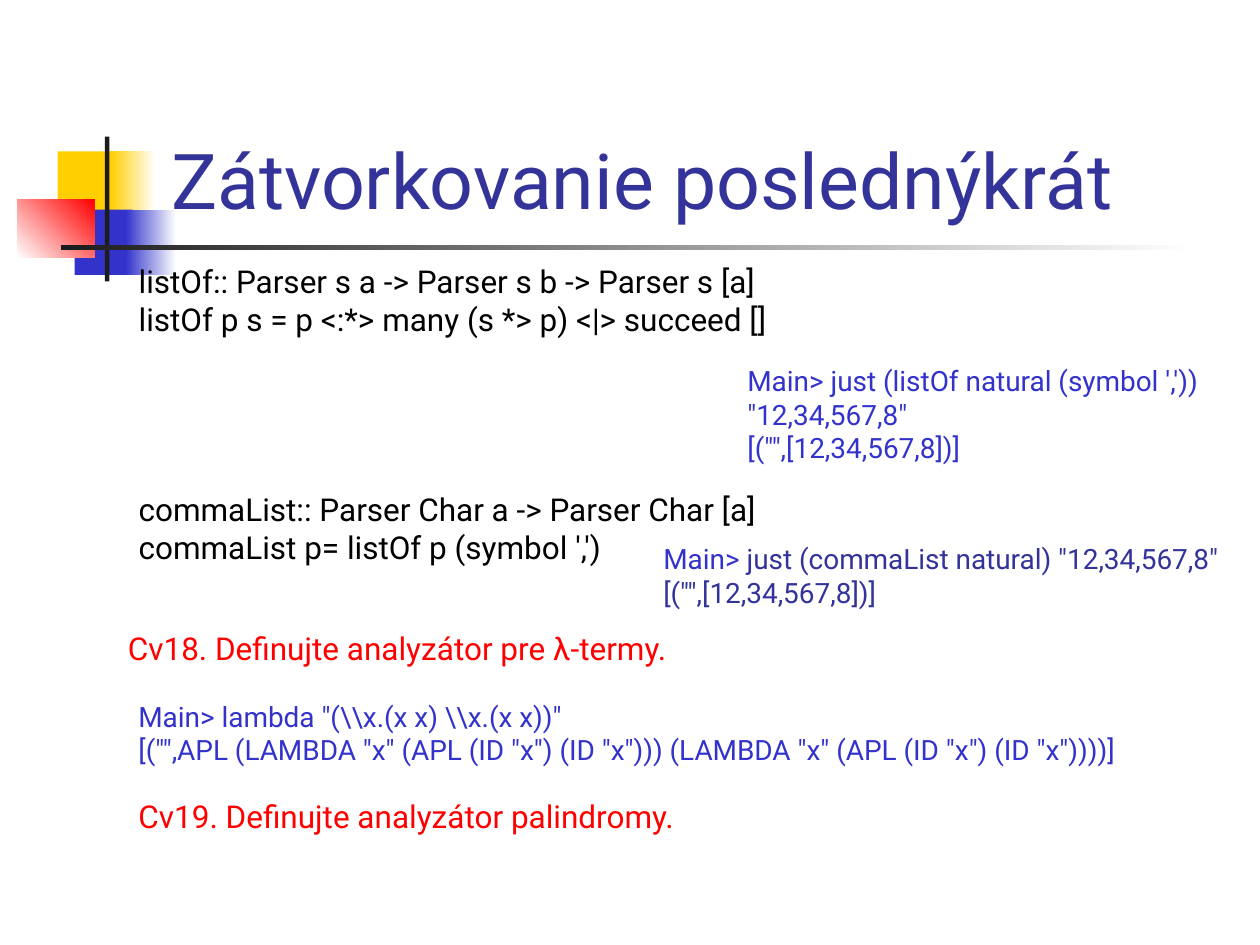
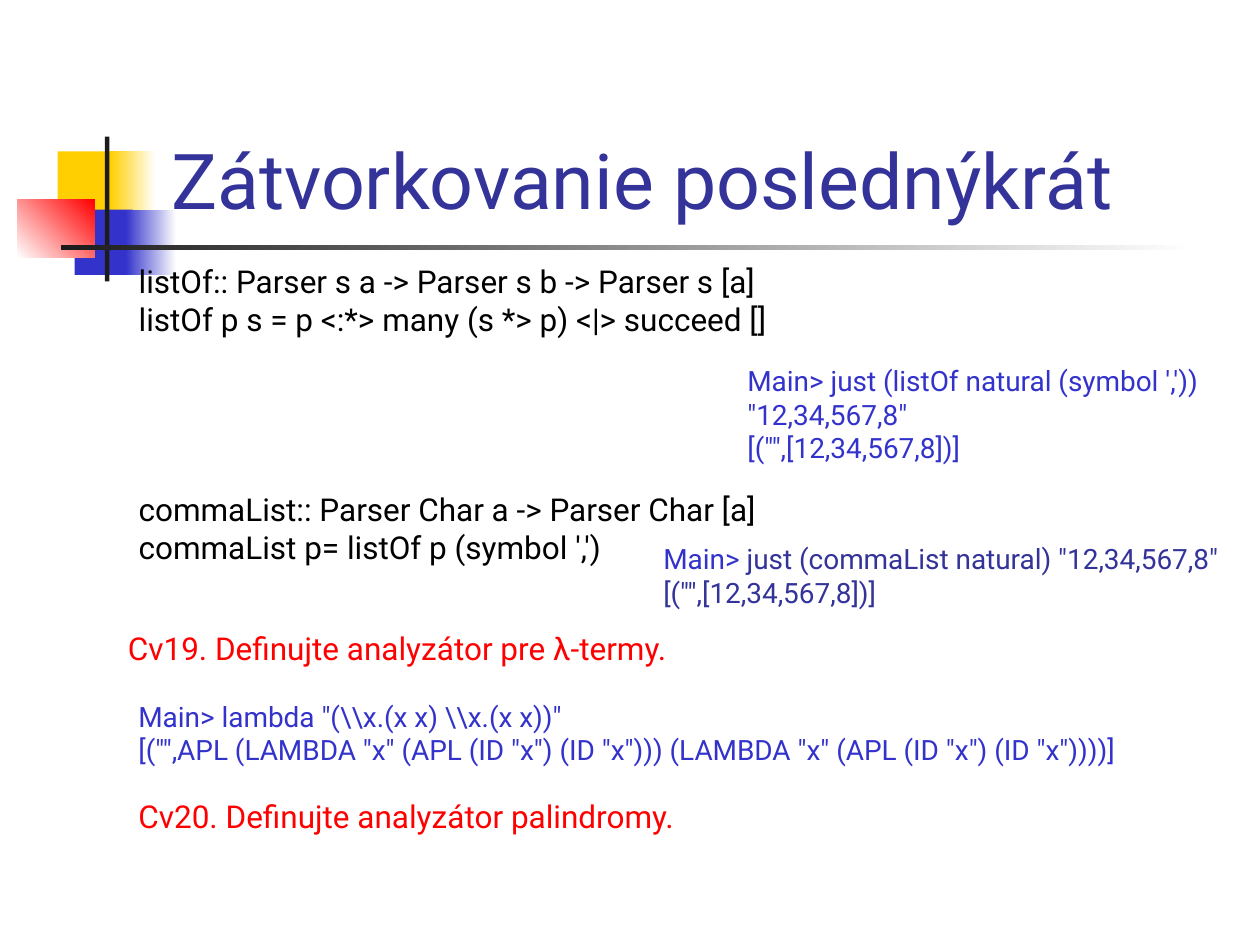
Before and after one commit to Funkcionalne/Prednasky, a slide deck: slide 20 of 09/09_fpro.ppt. Drawn at 1260x945 pixels with LibreOffice and Linux fonts; fonts in the diff are those of the drawing. Boxes give left, top, right and bottom in pixels: in the first picture for what was removed or moved away, otherwise in the second. Text is boxed around its words. In the diff, an @@ line names an element or a change of style, - is before the commit and + after.

```diff
--- a/09/09_fpro.ppt
+++ b/09/09_fpro.ppt
@@ text at (128,636,666,667): text changed @@
-Cv18. Definujte analyzátor pre λ-termy.
+Cv19. Definujte analyzátor pre λ-termy.
@@ text at (138,804,674,835): text changed @@
-Cv19. Definujte analyzátor palindromy.
+Cv20. Definujte analyzátor palindromy.
```
Also in this commit, not shown: 3 other slides changed, 1 slide added, 1 other file.
